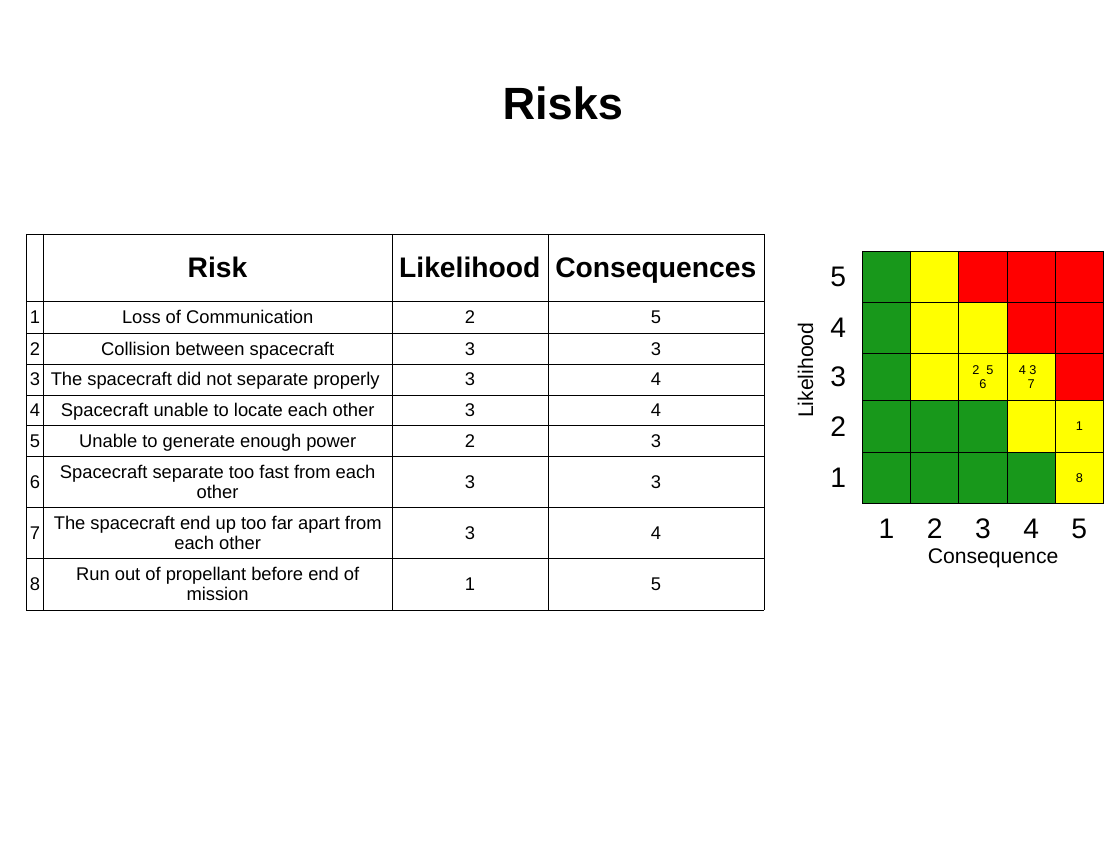
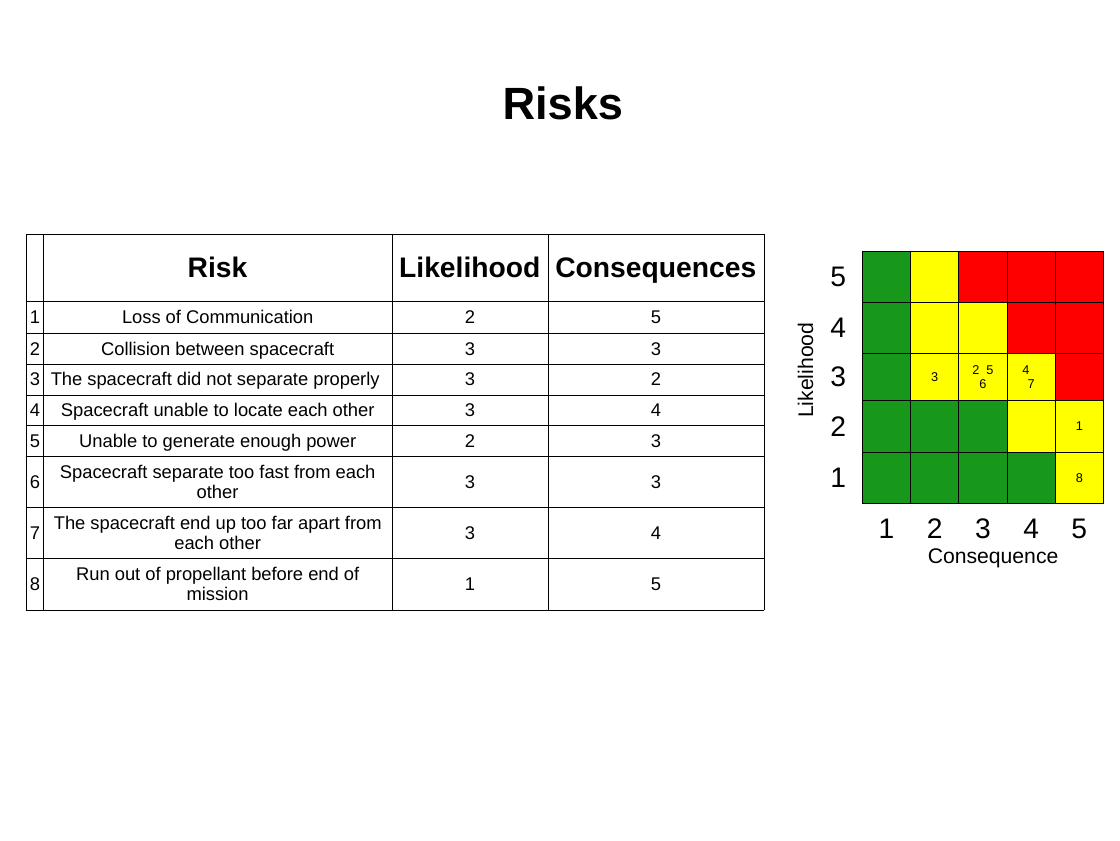
Before and after one commit to RascalSeniorDesign/Preliminary-Design, a slide deck: slide 33 of CMQA/Presentations/First-Semester-Presentation (Internal Use Only).ppt (slide 30 before the commit). Drawn at 1120x841 pixels with LibreOffice and Linux fonts; fonts in the diff are those of the drawing; background and template pictures are left out. Boxes give left, top, right and bottom in pixels: in the first picture for what was removed or moved away, otherwise in the second. Text is boxed around its words. In the diff, an @@ line names an element or a change of style, - is before the commit and + after.

```diff
--- a/CMQA/Presentations/First-Semester-Presentation (Internal Use Only).ppt
+++ b/CMQA/Presentations/First-Semester-Presentation (Internal Use Only).ppt
@@ table at [26,234,764,604] @@
-row 4, column 4: 4
+row 4, column 4: 2
@@ table at [814,251,1103,555] @@
-row 3, column 3: 
+row 3, column 3: 3
-row 3, column 5: 4 3 7
+row 3, column 5: 4 7
```
Also in this commit, not shown: 23 other slides changed, 6 slides added, 3 slides removed.
